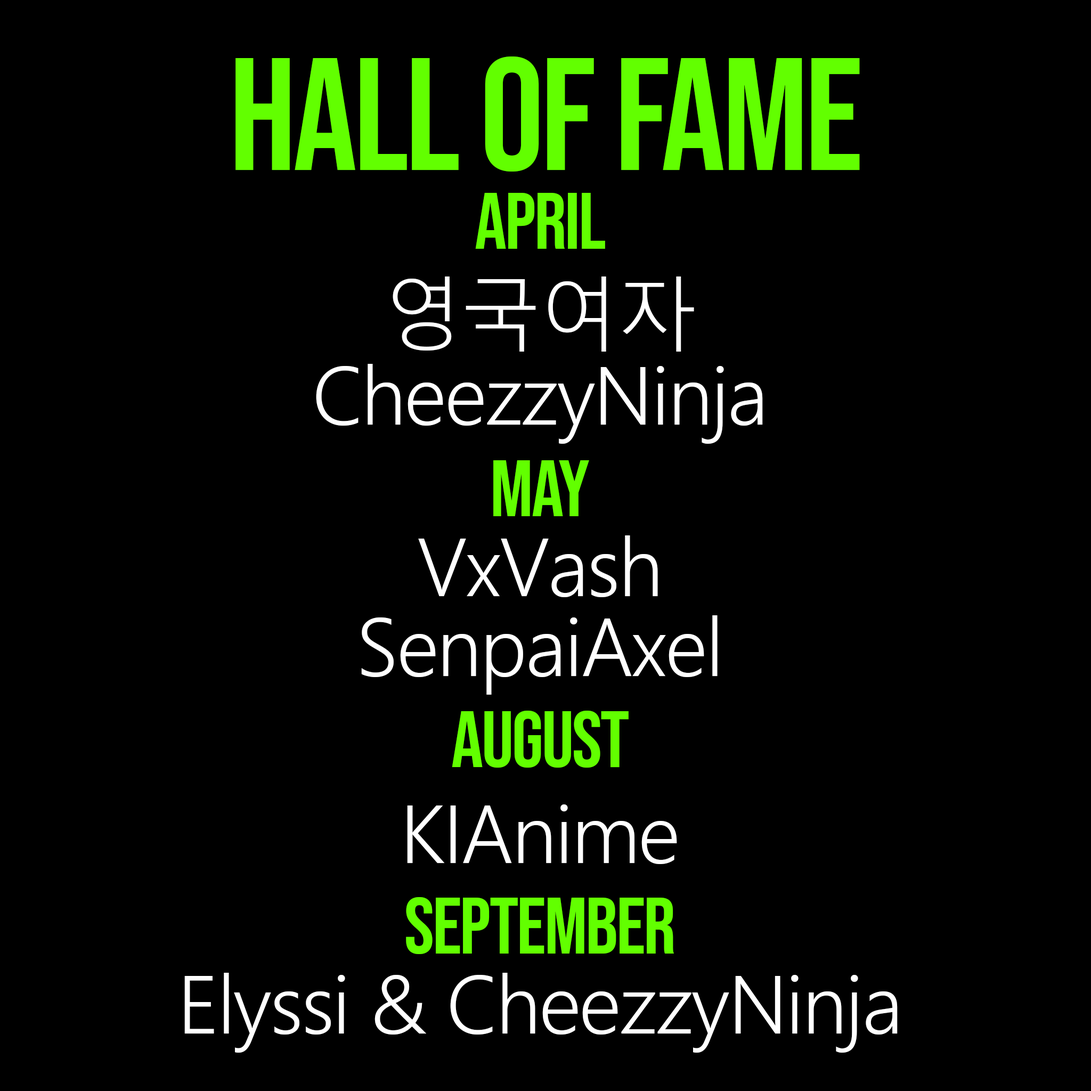
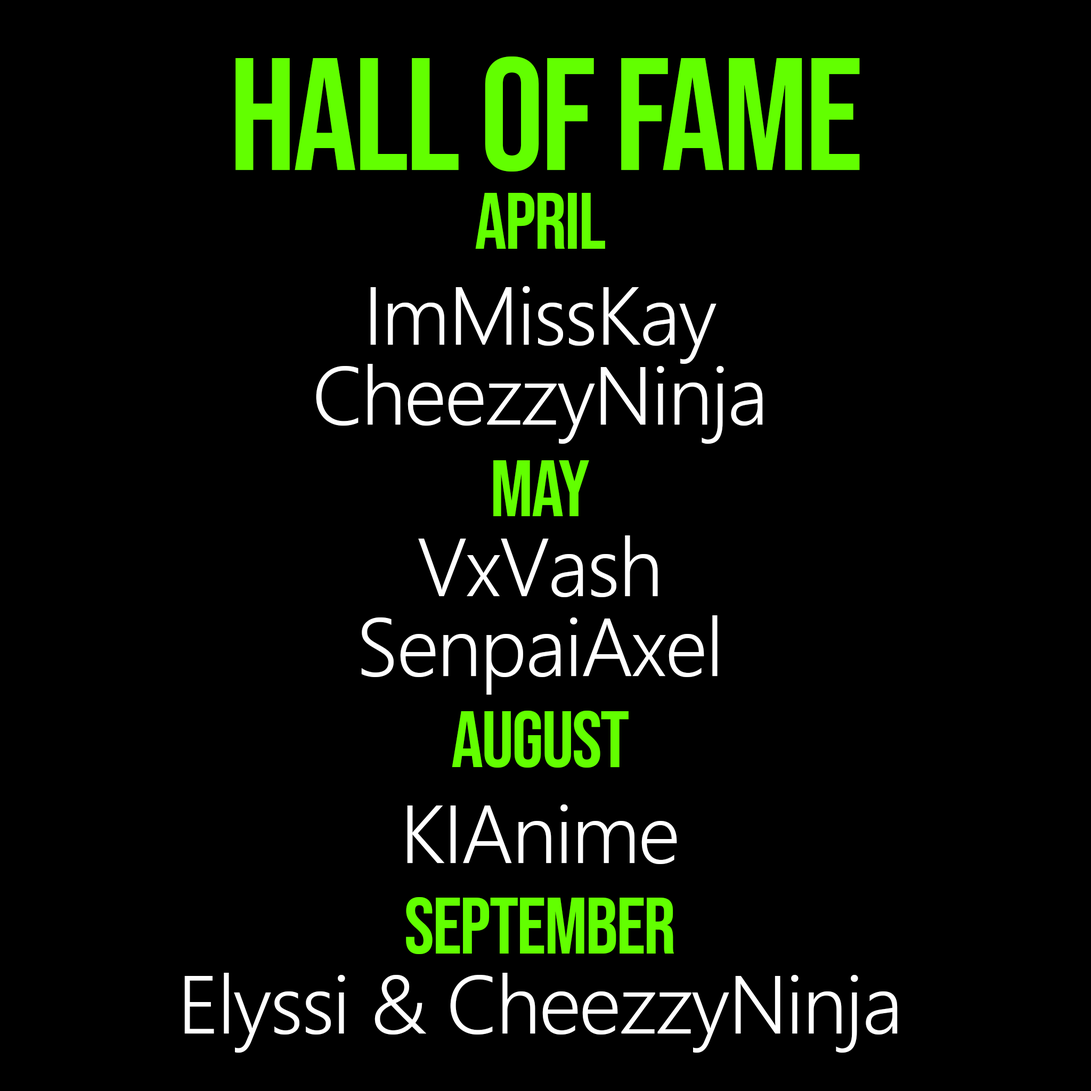
Before/after of a 1091 x 1091 layered artwork. What changed in the layer stack:
renamed "april 영국여자 CheezzyNinja" to "april ImMissKay CheezzyNinja", painted on it over [370, 276, 717, 365]
